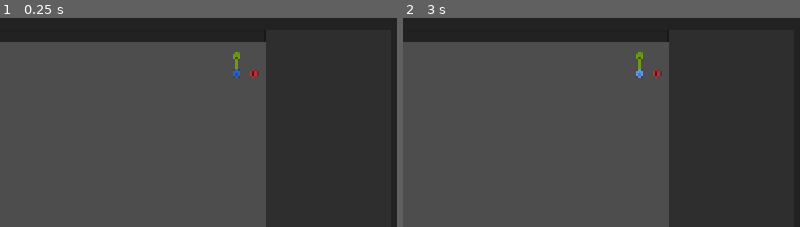
Above: before the commit, frames 1-2 (left to right).
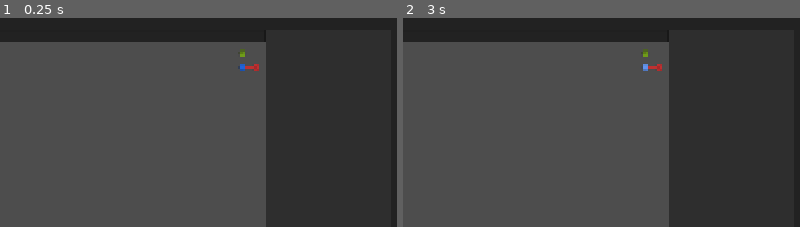
Above: after the commit, the same moments.

Repository: AnalyticalGoose/godough
Game: Godot game, scene res://main.tscn
The game is run twice, just before and just after one commit, with the same random seed, the same clock (stepped at 60 frames per second) and the same inputs.
Inputs (mouse positions are % of the whole screen's width and height, from its top left):
- Up to frame 1 (0.25 s): no input
- Up to frame 2 (3 s): click "File" at 0.5 s; click "File" at 1.25 s; click "File" at 2 s; tap Enter at 2.75 s; move the mouse to (80, 12) at 2.77 s; press the mouse at (80, 12) at 2.78 s
The pictures show only the part of the screen within x 50-100%, y 0-50%; the shares and areas given below are measured in that part.

The runs differ from the first frame. In frame 1, 0.4% of the frame differs, in the area x 58-66%, y 14-29%; in frame 2, 0.4%.

Commit message:
Add prep for 3D Editor
Add camera nodes, grid shader, renderer window scenes

Diff:
--- /dev/null
+++ b/editor/camera/camera_controller.gd
@@ -0,0 +1 @@
+extends Node3D
--- /dev/null
+++ b/editor/camera/camera_controller.tscn
@@ -0,0 +1,13 @@
+[gd_scene format=3 uid="uid://wr4a8tihcpg4"]
+
+[ext_resource type="Script" uid="uid://b1fmaioo6ch7j" path="res://editor/camera/camera_controller.gd" id="1_h48li"]
+
+[node name="CameraController" type="Node3D" unique_id=2043222208]
+script = ExtResource("1_h48li")
+
+[node name="CameraRotationXPivot" type="Node3D" parent="." unique_id=36284164]
+transform = Transform3D(1, 0, 0, 0, 0.70710677, 0.70710677, 0, -0.70710677, 0.70710677, 0, 0, 0)
+
+[node name="CameraZoomPivot" type="Node3D" parent="CameraRotationXPivot" unique_id=467579753]
+
+[node name="Camera3D" type="Camera3D" parent="CameraRotationXPivot/CameraZoomPivot" unique_id=198840669]
--- /dev/null
+++ b/editor/editor.tscn
@@ -0,0 +1,26 @@
+[gd_scene format=3 uid="uid://dntsgdwu8c7ea"]
+
+[ext_resource type="Shader" uid="uid://ld80hdxkpv76" path="res://editor/grid_shader.gdshader" id="1_ndqoc"]
+
+[sub_resource type="ShaderMaterial" id="ShaderMaterial_mp1hq"]
+render_priority = 0
+shader = ExtResource("1_ndqoc")
+shader_parameter/world_scale = Vector2(10, 10)
+shader_parameter/scale_0 = 1
+shader_parameter/line_scale_0 = 0.02
+shader_parameter/color_0 = Color(1, 1, 1, 1)
+shader_parameter/dashed_scale_mult = 2.0
+shader_parameter/dashed_line_width = 0.04
+shader_parameter/dash_count = 4.0
+shader_parameter/dashed_color = Color(1, 1, 1, 1)
+shader_parameter/border_width = 0.001
+shader_parameter/border_color = Color(1, 1, 1, 1)
+
+[sub_resource type="PlaneMesh" id="PlaneMesh_h3k4n"]
+material = SubResource("ShaderMaterial_mp1hq")
+size = Vector2(20, 20)
+
+[node name="Editor" type="Node3D" unique_id=1122101013]
+
+[node name="GroundMesh" type="MeshInstance3D" parent="." unique_id=727445556]
+mesh = SubResource("PlaneMesh_h3k4n")
--- /dev/null
+++ b/editor/grid_shader.gdshader
@@ -0,0 +1,74 @@
+shader_type spatial;
+render_mode depth_draw_opaque, cull_back;
+
+uniform vec2 world_scale = vec2(1.0, 1.0);
+uniform int scale_0 : hint_range(1, 4, 1) = 1;
+uniform float line_scale_0 : hint_range(0.001, 0.1, 0.001) = 0.02;
+uniform vec4 color_0 : source_color = vec4(1.0);
+
+uniform float dashed_scale_mult : hint_range(2.0, 5.0, 1.0) = 2.0;
+uniform float dashed_line_width : hint_range(0.001, 0.1, 0.001) = 0.04;
+uniform float dash_count : hint_range(1.0, 10.0, 1.0) = 4.0;
+uniform vec4 dashed_color : source_color = vec4(1.0, 1.0, 1.0, 1.0);
+
+uniform float border_width : hint_range(0.0, 0.5, 0.001) = 0.001;
+uniform vec4 border_color : source_color = vec4(1.0, 1.0, 1.0, 1.0);
+
+varying vec2 v_base_uv;
+varying vec2 v_dashed_uv;
+
+void vertex() {
+    v_base_uv = UV * world_scale * float(scale_0);
+    v_dashed_uv = v_base_uv * dashed_scale_mult;
+}
+
+float get_grid_logic(vec2 uv, vec2 deriv, float lineWidth) {
+    vec2 targetWidth = vec2(lineWidth);
+    vec2 drawWidth = clamp(targetWidth, deriv, vec2(0.5));
+    vec2 lineAA = deriv * 1.5;
+    vec2 gridUV = 1.0 - abs(fract(uv) * 2.0 - 1.0);
+
+    vec2 grid2 = smoothstep(drawWidth + lineAA, drawWidth - lineAA, gridUV);
+    grid2 *= clamp(targetWidth / drawWidth, 0.0, 1.0);
+    grid2 = mix(grid2, targetWidth, clamp(deriv * 2.0 - 1.0, 0.0, 1.0));
+
+    return mix(grid2.x, 1.0, grid2.y);
+}
+
+void fragment() {
+    vec2 ddx = dFdx(UV);
+    vec2 ddy = dFdy(UV);
+    vec2 uv_deriv = vec2(length(vec2(ddx.x, ddy.x)), length(vec2(ddx.y, ddy.y)));
+
+    vec2 grid_deriv = uv_deriv * world_scale * float(scale_0);
+    vec2 dash_deriv = grid_deriv * dashed_scale_mult;
+
+    float grid_val = get_grid_logic(v_base_uv, grid_deriv, line_scale_0);
+
+    vec2 dist_to_edge = min(UV, 1.0 - UV);
+    float d = min(dist_to_edge.x, dist_to_edge.y);
+    float b_deriv = max(uv_deriv.x, uv_deriv.y);
+    float b_draw_width = clamp(border_width, b_deriv, 0.5);
+    float border_mask = smoothstep(b_draw_width + (b_deriv * 1.5), b_draw_width - (b_deriv * 1.5), d);
+    border_mask *= clamp(border_width / b_draw_width, 0.0, 1.0);
+
+    vec2 d_drawWidth = clamp(vec2(dashed_line_width), dash_deriv, vec2(0.5));
+    vec2 d_lineAA = dash_deriv * 1.5;
+    vec2 d_gridUV = 1.0 - abs(fract(v_dashed_uv) * 2.0 - 1.0);
+
+    vec2 d_grid2 = smoothstep(d_drawWidth + d_lineAA, d_drawWidth - d_lineAA, d_gridUV);
+    d_grid2 *= clamp(dashed_line_width / d_drawWidth, 0.0, 1.0);
+
+    vec2 dash_aa = vec2(dash_deriv.y, dash_deriv.x) * dash_count * 1.5;
+    vec2 dash_mask = smoothstep(0.5 + dash_aa, 0.5 - dash_aa, abs(fract(v_dashed_uv.yx * dash_count) * 2.0 - 1.0));
+
+    float dashed_grid_val = max(d_grid2.x * dash_mask.x, d_grid2.y * dash_mask.y);
+    float dashed_grid_masked = dashed_grid_val * clamp(1.0 - grid_val - border_mask, 0.0, 1.0);
+
+    vec4 final = mix(vec4(0.0), dashed_color, dashed_grid_masked);
+    final = mix(final, color_0, grid_val);
+    final = mix(final, border_color, border_mask);
+
+    ALBEDO = final.rgb;
+    ALPHA = final.a;
+}
--- a/main.tscn
+++ b/main.tscn
@@ -1,11 +1,10 @@
 [gd_scene format=3 uid="uid://b2onsg1ps34i2"]
 
 [ext_resource type="PackedScene" uid="uid://ci83j3teipvjy" path="res://ui/ui.tscn" id="1_ig7tw"]
-[ext_resource type="Theme" uid="uid://c6rueeg3t4twp" path="res://ui/ui_theme.tres" id="2_0xm2m"]
+[ext_resource type="PackedScene" uid="uid://dntsgdwu8c7ea" path="res://editor/editor.tscn" id="2_0xm2m"]
 
 [node name="Main" type="Node" unique_id=1276428700]
 
-[node name="CanvasLayer" type="CanvasLayer" parent="." unique_id=1533769745]
+[node name="UI" parent="." unique_id=246745677 instance=ExtResource("1_ig7tw")]
 
-[node name="UI" parent="CanvasLayer" unique_id=246745677 instance=ExtResource("1_ig7tw")]
-theme = ExtResource("2_0xm2m")
+[node name="3DEditor" parent="." unique_id=1122101013 instance=ExtResource("2_0xm2m")]
--- a/ui/gizmos/viewport_orientation/orientation_gizmo_overlay.gd
+++ b/ui/gizmos/viewport_orientation/orientation_gizmo_overlay.gd
@@ -3,5 +3,5 @@
 @export var orientation_gizmo_viewport: SubViewport
 
 func _on_gui_input(event: InputEvent) -> void:
-    orientation_gizmo_viewport.notification(NOTIFICATION_VP_MOUSE_ENTER)
-    orientation_gizmo_viewport.push_input(event)
+	orientation_gizmo_viewport.notification(NOTIFICATION_VP_MOUSE_ENTER)
+	orientation_gizmo_viewport.push_input(event)
--- a/ui/gizmos/viewport_orientation/viewport_orientation_gizmo.gd
+++ b/ui/gizmos/viewport_orientation/viewport_orientation_gizmo.gd
@@ -11,50 +11,50 @@
 
 
 func _on_x_axis_area_3d_mouse_entered() -> void:
-    x_axis_sprite.set_modulate(Color(0.945, 0.386, 0.362))
-    ((x_axis_mesh.mesh as BoxMesh).material as StandardMaterial3D).set_albedo(Color(0.945, 0.386, 0.362))
+	x_axis_sprite.set_modulate(Color(0.945, 0.386, 0.362))
+	((x_axis_mesh.mesh as BoxMesh).material as StandardMaterial3D).set_albedo(Color(0.945, 0.386, 0.362))
 
 func _on_x_axis_area_3d_mouse_exited() -> void:
-    x_axis_sprite.set_modulate(Color(0.748, 0.194, 0.197))
-    ((x_axis_mesh.mesh as BoxMesh).material as StandardMaterial3D).set_albedo(Color(0.748, 0.194, 0.197))
+	x_axis_sprite.set_modulate(Color(0.748, 0.194, 0.197))
+	((x_axis_mesh.mesh as BoxMesh).material as StandardMaterial3D).set_albedo(Color(0.748, 0.194, 0.197))
 
 
 func _on_x_axis_area_3d_input_event(_camera: Node, event: InputEvent, _event_position: Vector3, _normal: Vector3, _shape_idx: int) -> void:
-    if event.is_action_pressed("left_click"):
-        GizmoClicked.emit(0)
-    else:
-        return
+	if event.is_action_pressed("left_click"):
+		GizmoClicked.emit(0)
+	else:
+		return
 
 
 func _on_y_axis_area_3d_mouse_entered() -> void:
-    y_axis_sprite.set_modulate(Color(0.578, 0.771, 0.374))
-    ((y_axis_mesh.mesh as BoxMesh).material as StandardMaterial3D).set_albedo(Color(0.578, 0.771, 0.374))
+	y_axis_sprite.set_modulate(Color(0.578, 0.771, 0.374))
+	((y_axis_mesh.mesh as BoxMesh).material as StandardMaterial3D).set_albedo(Color(0.578, 0.771, 0.374))
 
 
 func _on_y_axis_area_3d_mouse_exited() -> void:
-    y_axis_sprite.set_modulate(Color(0.438, 0.611, 0.111))
-    ((y_axis_mesh.mesh as BoxMesh).material as StandardMaterial3D).set_albedo(Color(0.438, 0.611, 0.111))
+	y_axis_sprite.set_modulate(Color(0.438, 0.611, 0.111))
+	((y_axis_mesh.mesh as BoxMesh).material as StandardMaterial3D).set_albedo(Color(0.438, 0.611, 0.111))
 
 
 func _on_y_axis_area_3d_input_event(_camera: Node, event: InputEvent, _event_position: Vector3, _normal: Vector3, _shape_idx: int) -> void:
-    if event.is_action_pressed("left_click"):
-        GizmoClicked.emit(1)
-    else:
-        return
+	if event.is_action_pressed("left_click"):
+		GizmoClicked.emit(1)
+	else:
+		return
 
 
 func _on_z_axis_area_3d_mouse_entered() -> void:
-    z_axis_sprite.set_modulate(Color(0.391, 0.582, 0.933))
-    ((z_axis_mesh.mesh as BoxMesh).material as StandardMaterial3D).set_albedo(Color(0.391, 0.582, 0.933))
+	z_axis_sprite.set_modulate(Color(0.391, 0.582, 0.933))
+	((z_axis_mesh.mesh as BoxMesh).material as StandardMaterial3D).set_albedo(Color(0.391, 0.582, 0.933))
 
 
 func _on_z_axis_area_3d_mouse_exited() -> void:
-    z_axis_sprite.set_modulate(Color(0.144, 0.395, 0.849))
-    ((z_axis_mesh.mesh as BoxMesh).material as StandardMaterial3D).set_albedo(Color(0.144, 0.395, 0.849))
+	z_axis_sprite.set_modulate(Color(0.144, 0.395, 0.849))
+	((z_axis_mesh.mesh as BoxMesh).material as StandardMaterial3D).set_albedo(Color(0.144, 0.395, 0.849))
 
 
 func _on_z_axis_area_3d_input_event(_camera: Node, event: InputEvent, _event_position: Vector3, _normal: Vector3, _shape_idx: int) -> void:
-    if event.is_action_pressed("left_click"):
-        GizmoClicked.emit(2)
-    else:
-        return
+	if event.is_action_pressed("left_click"):
+		GizmoClicked.emit(2)
+	else:
+		return
--- a/ui/menus/navigation/file_menu.gd
+++ b/ui/menus/navigation/file_menu.gd
@@ -2,22 +2,22 @@
 
 
 enum MenuOption {
-    NEW,
-    OPEN,
-    SAVE,
-    SAVE_AS,
-    QUIT
+	NEW,
+	OPEN,
+	SAVE,
+	SAVE_AS,
+	QUIT
 }
 
 
 func _ready() -> void:
-    assert(get_popup().id_pressed.connect(_on_file_menu_button_pressed) == OK)
+	assert(get_popup().id_pressed.connect(_on_file_menu_button_pressed) == OK)
 
 
 func _on_file_menu_button_pressed(button_id: int) -> void:
-    match button_id:
-        MenuOption.QUIT:
-            get_tree().root.propagate_notification(NOTIFICATION_WM_CLOSE_REQUEST)
-            get_tree().quit()
-        _:
-            push_warning("file menu button not in use")
+	match button_id:
+		MenuOption.QUIT:
+			get_tree().root.propagate_notification(NOTIFICATION_WM_CLOSE_REQUEST)
+			get_tree().quit()
+		_:
+			push_warning("file menu button not in use")
--- a/ui/renderer_window.gd
+++ b/ui/renderer_window.gd
@@ -2,4 +2,4 @@
 
 
 func _on_viewport_orientation_gizmo_gizmo_clicked(idx: int) -> void:
-    print(idx)
+	print(idx)
--- a/ui/ui.tscn
+++ b/ui/ui.tscn
@@ -168,7 +168,7 @@
 [node name="OrientationGizmoSubViewport" type="SubViewport" parent="RendererMargin/GizmoContainer" unique_id=48515192]
 transparent_bg = true
 physics_object_picking = true
-size = Vector2i(125, 125)
+size = Vector2i(100, 100)
 
 [node name="GizmoCamera3D" type="Camera3D" parent="RendererMargin/GizmoContainer/OrientationGizmoSubViewport" unique_id=261535299]
 cull_mask = 524288
Not shown, added: editor/camera/camera_controller.gd.uid
Not shown, added: editor/grid_shader.gdshader.uid
